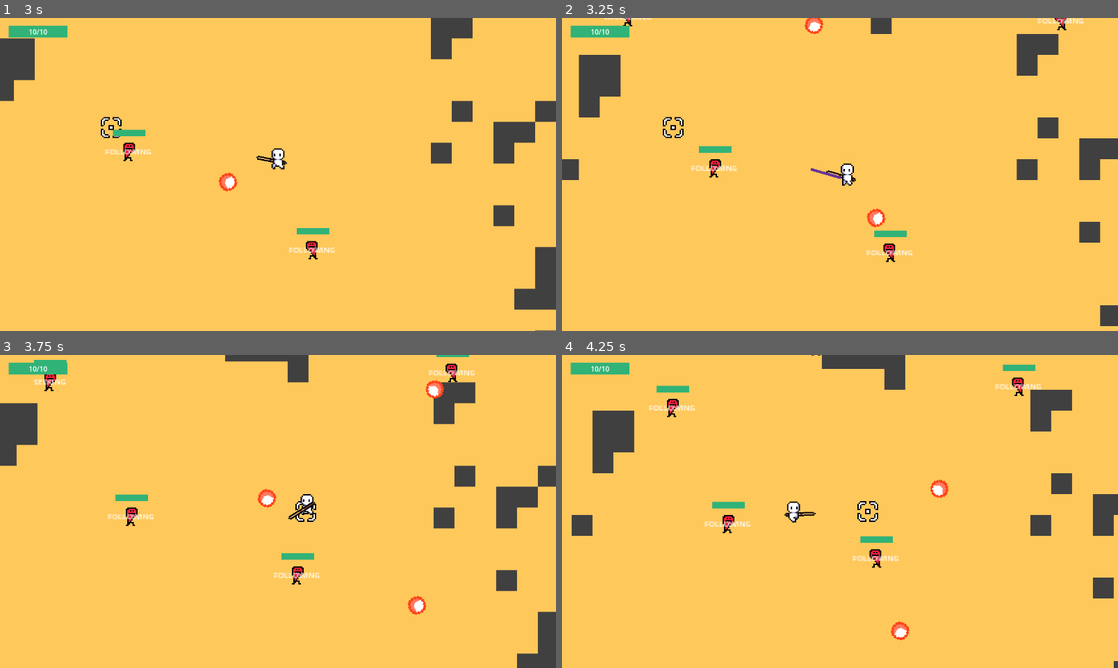
Above: before the commit, frames 1-4 (two rows, left to right).
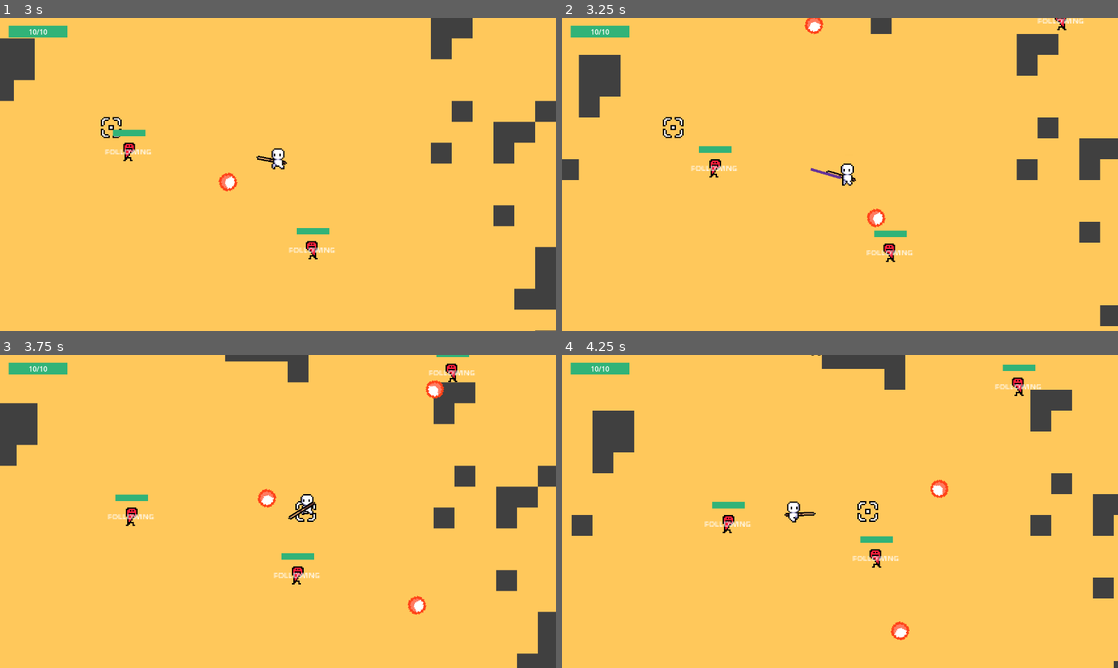
Above: after the commit, the same moments.

Repository: jelmersnippe/punching-game
Game: Godot game, scene res://main.tscn
The game is run twice, just before and just after one commit, with the same random seed, the same clock (stepped at 60 frames per second) and the same inputs.
Inputs (mouse positions are in pixels of both pictures, inside the frame that each line leads up to):
- Up to frame 1 (3 s): click "START" at 0.5 s; tap Enter at 1.25 s; move the mouse to (250, 237) at 1.27 s; press the mouse at (250, 237) at 1.28 s; hold W (move_up) 1.28-2.78 s; move the mouse to (444, 221) at 2.02 s; release the mouse at (444, 221) at 2.03 s; click (444, 221) at 2.1 s; move the mouse to (111, 127) at 2.77 s; press the mouse at (111, 127) at 2.78 s; hold A (move_left) from 2.78 s (still down)
- Up to frame 2 (3.25 s): keep holding A (move_left)
- Up to frame 3 (3.75 s): keep holding A (move_left); move the mouse to (305, 511) at 3.52 s; release the mouse at (305, 511) at 3.53 s; click (305, 511) at 3.6 s
- Up to frame 4 (4.25 s): keep holding A (move_left)

Frame 1 is identical in both runs. In frame 2, less than 0.1% of the frame differs, in the area x 7-17%, y 0-3%; in frame 3, 0.2%; in frame 4, 0.3%, in the area x 15-24%, y 9-20%.

Commit message:
Add sound player component

Diff:
--- a/enemy.gd
+++ b/enemy.gd
@@ -5,7 +5,9 @@
 @export var hurtbox_component: HurtboxComponent
 @export var velocity_component: VelocityComponent
 @export var knockable_component: KnockableComponent
+
 @export var particle_player: ParticlePlayer
+@export var sound_player: SoundPlayer
 
 @export var hit_sound: AudioStream
 
@@ -48,6 +50,7 @@
 
 	health_component.died.connect(func(): particle_player.play_particle(death_particles, global_position))
 	hurtbox_component.hit_from.connect(func(direction): particle_player.play_particle(death_particles, global_position, -direction))
+	hurtbox_component.hit_from.connect(func(direction): sound_player.play_sound(hit_sound, 0))
 
 	if attack != null:
 		attack.attack_completed.connect(func(): current_state = State.FOLLOWING)
--- a/enemy/charger.tscn
+++ b/enemy/charger.tscn
@@ -18,6 +18,7 @@
 [ext_resource type="Script" path="res://movement_component.gd" id="16_hjt2w"]
 [ext_resource type="Script" path="res://attacks/charge_attack.gd" id="17_l3cwc"]
 [ext_resource type="Script" path="res://particle_player.gd" id="18_s6b1h"]
+[ext_resource type="Script" path="res://sound_player.gd" id="19_p54ed"]
 
 [sub_resource type="RectangleShape2D" id="RectangleShape2D_dim6m"]
 size = Vector2(4, 10)
@@ -70,7 +71,7 @@
 [sub_resource type="RectangleShape2D" id="RectangleShape2D_hk3ai"]
 size = Vector2(12, 18)
 
-[node name="Enemy" type="CharacterBody2D" node_paths=PackedStringArray("health_component", "hurtbox_component", "velocity_component", "knockable_component", "particle_player", "attack")]
+[node name="Charger" type="CharacterBody2D" node_paths=PackedStringArray("health_component", "hurtbox_component", "velocity_component", "knockable_component", "particle_player", "sound_player", "attack")]
 collision_layer = 8
 collision_mask = 10
 motion_mode = 1
@@ -81,6 +82,7 @@
 velocity_component = NodePath("VelocityComponent")
 knockable_component = NodePath("KnockableComponent")
 particle_player = NodePath("ParticlePlayer")
+sound_player = NodePath("SoundPlayer")
 hit_sound = ExtResource("2_mirwg")
 wander_range = Vector2(60, 60)
 detection_range = 200.0
@@ -250,6 +252,9 @@
 [node name="ParticlePlayer" type="Node" parent="."]
 script = ExtResource("18_s6b1h")
 
+[node name="SoundPlayer" type="Node" parent="."]
+script = ExtResource("19_p54ed")
+
 [connection signal="body_entered" from="DetectionRange" to="." method="_on_detection_range_body_entered"]
 [connection signal="body_exited" from="DetectionRange" to="." method="_on_detection_range_body_exited"]
 [connection signal="hit" from="HurtboxComponent" to="HitFlashComponent" method="flash"]
--- a/enemy/ranged.tscn
+++ b/enemy/ranged.tscn
@@ -19,6 +19,7 @@
 [ext_resource type="Script" path="res://attacks/ranged_attack.gd" id="17_welwn"]
 [ext_resource type="PackedScene" uid="uid://dumdlgl3hv18u" path="res://enemy/projectile.tscn" id="18_j37ne"]
 [ext_resource type="Script" path="res://particle_player.gd" id="19_l6wyg"]
+[ext_resource type="Script" path="res://sound_player.gd" id="20_2i7kf"]
 
 [sub_resource type="RectangleShape2D" id="RectangleShape2D_dim6m"]
 size = Vector2(4, 10)
@@ -71,7 +72,7 @@
 [sub_resource type="RectangleShape2D" id="RectangleShape2D_hk3ai"]
 size = Vector2(12, 18)
 
-[node name="Enemy" type="CharacterBody2D" node_paths=PackedStringArray("health_component", "hurtbox_component", "velocity_component", "knockable_component", "particle_player", "attack")]
+[node name="Ranged" type="CharacterBody2D" node_paths=PackedStringArray("health_component", "hurtbox_component", "velocity_component", "knockable_component", "particle_player", "sound_player", "attack")]
 collision_layer = 8
 collision_mask = 10
 motion_mode = 1
@@ -82,6 +83,7 @@
 velocity_component = NodePath("VelocityComponent")
 knockable_component = NodePath("KnockableComponent")
 particle_player = NodePath("ParticlePlayer")
+sound_player = NodePath("SoundPlayer")
 hit_sound = ExtResource("2_inqga")
 wander_range = Vector2(40, 40)
 detection_range = 300.0
@@ -247,6 +249,9 @@
 [node name="ParticlePlayer" type="Node" parent="."]
 script = ExtResource("19_l6wyg")
 
+[node name="SoundPlayer" type="Node" parent="."]
+script = ExtResource("20_2i7kf")
+
 [connection signal="body_entered" from="DetectionRange" to="." method="_on_detection_range_body_entered"]
 [connection signal="body_exited" from="DetectionRange" to="." method="_on_detection_range_body_exited"]
 [connection signal="hit" from="HurtboxComponent" to="HitFlashComponent" method="flash"]
--- a/player.gd
+++ b/player.gd
@@ -5,7 +5,9 @@
 @export var hurtbox_component: HurtboxComponent
 @export var knockable_component: KnockableComponent
 @export var velocity_component: VelocityComponent
+
 @export var particle_player: ParticlePlayer
+@export var sound_player: SoundPlayer
 
 @export var trailing_particles = preload("res://trailing_particles.tscn")
 @export var hit_particles: PackedScene = preload("res://enemy/hit_particles.tscn")
@@ -15,6 +17,7 @@
 
 @export var punch_sound: AudioStream
 @export var charge_sound: AudioStream
+@export var hit_sound: AudioStream
 var charge_sound_player: AudioStreamPlayer2D
 
 @export var SPEED = 300.0
@@ -108,7 +111,7 @@
 
 	if Input.is_action_pressed("charge"):
 		if current_charge <= 0 and remaining_charge_cooldown <= 0:
-			charge_sound_player = SoundManager.play_sound(charge_sound, -20)
+			charge_sound_player = sound_player.play_sound(charge_sound, -20)
 
 		velocity_component.velocity *= CHARGE_SLOWDOWN
 		_charge(delta)
@@ -142,7 +145,7 @@
 	remaining_punch_time = (current_charge / MAX_CHARGE) * PUNCH_TIME
 	current_charge = 0
 
-	SoundManager.play_sound(punch_sound, -10)
+	sound_player.play_sound(punch_sound, -10)
 	var direction = (get_global_mouse_position() - global_position).normalized()
 	velocity_component.velocity = direction * MAX_CHARGE
 
@@ -156,6 +159,7 @@
 	default_cue_position = $RotationPoint/Cue.position
 	health_component.died.connect(func(): particle_player.play_particle(death_particles, global_position))
 	hurtbox_component.hit_from.connect(func(direction): particle_player.play_particle(death_particles, global_position, -direction))
+	hurtbox_component.hit_from.connect(func(direction): sound_player.play_sound(hit_sound, 0))
 
 func _cancel_charge():
 	remaining_charge_cooldown = charge_cooldown
--- a/player.tscn
+++ b/player.tscn
@@ -13,7 +13,9 @@
 [ext_resource type="Script" path="res://hitbox_component.gd" id="9_gmd1v"]
 [ext_resource type="PackedScene" path="res://hit_flash_component.tscn" id="10_xt5ej"]
 [ext_resource type="PackedScene" path="res://knockable_component.tscn" id="11_rwtmh"]
+[ext_resource type="AudioStream" uid="uid://b4vt2efwa80k7" path="res://sounds/hitHurt.wav" id="12_h8uy1"]
 [ext_resource type="Script" path="res://particle_player.gd" id="14_ytqld"]
+[ext_resource type="Script" path="res://sound_player.gd" id="15_mv1vs"]
 
 [sub_resource type="AtlasTexture" id="AtlasTexture_xx2q4"]
 atlas = ExtResource("4_butkp")
@@ -91,7 +93,7 @@
 [sub_resource type="RectangleShape2D" id="RectangleShape2D_x74aa"]
 size = Vector2(5, 14)
 
-[node name="Player" type="CharacterBody2D" node_paths=PackedStringArray("health_component", "hurtbox_component", "knockable_component", "velocity_component", "particle_player")]
+[node name="Player" type="CharacterBody2D" node_paths=PackedStringArray("health_component", "hurtbox_component", "knockable_component", "velocity_component", "particle_player", "sound_player")]
 position = Vector2(107, 218)
 collision_mask = 2
 motion_mode = 1
@@ -101,8 +103,10 @@
 knockable_component = NodePath("KnockableComponent")
 velocity_component = NodePath("VelocityComponent")
 particle_player = NodePath("ParticlePlayer")
+sound_player = NodePath("SoundPlayer")
 punch_sound = ExtResource("2_ucn14")
 charge_sound = ExtResource("3_sqgcf")
+hit_sound = ExtResource("12_h8uy1")
 SPEED = 170.0
 
 [node name="Sprite" type="AnimatedSprite2D" parent="."]
@@ -173,5 +177,8 @@
 [node name="ParticlePlayer" type="Node" parent="."]
 script = ExtResource("14_ytqld")
 
+[node name="SoundPlayer" type="Node" parent="."]
+script = ExtResource("15_mv1vs")
+
 [connection signal="hit" from="HurtboxComponent" to="HitFlashComponent" method="flash"]
 [connection signal="on_knocked_changed" from="KnockableComponent" to="." method="_on_knockable_component_on_knocked_changed"]
--- a/project.godot
+++ b/project.godot
@@ -14,10 +14,6 @@
 run/main_scene="res://main.tscn"
 config/features=PackedStringArray("4.2", "Forward Plus")
 config/icon="res://icon.svg"
-
-[autoload]
-
-SoundManager="*res://sound_manager.gd"
 
 [display]
 
--- a/sound_manager.gd
+++ b/sound_player.gd
@@ -1,6 +1,7 @@
 extends Node
+class_name SoundPlayer
 
-var pitch_randomness = 0.15
+@export var pitch_randomness = 0.15
 
 func play_sound(sound: AudioStream, volume: float) -> AudioStreamPlayer2D:
 	var player = AudioStreamPlayer2D.new()
Not shown: 1 places in enemy/charger.tscn that only renumber resources
Not shown: 1 places in enemy/ranged.tscn that only renumber resources
Not shown: 1 places in player.tscn that only renumber resources
